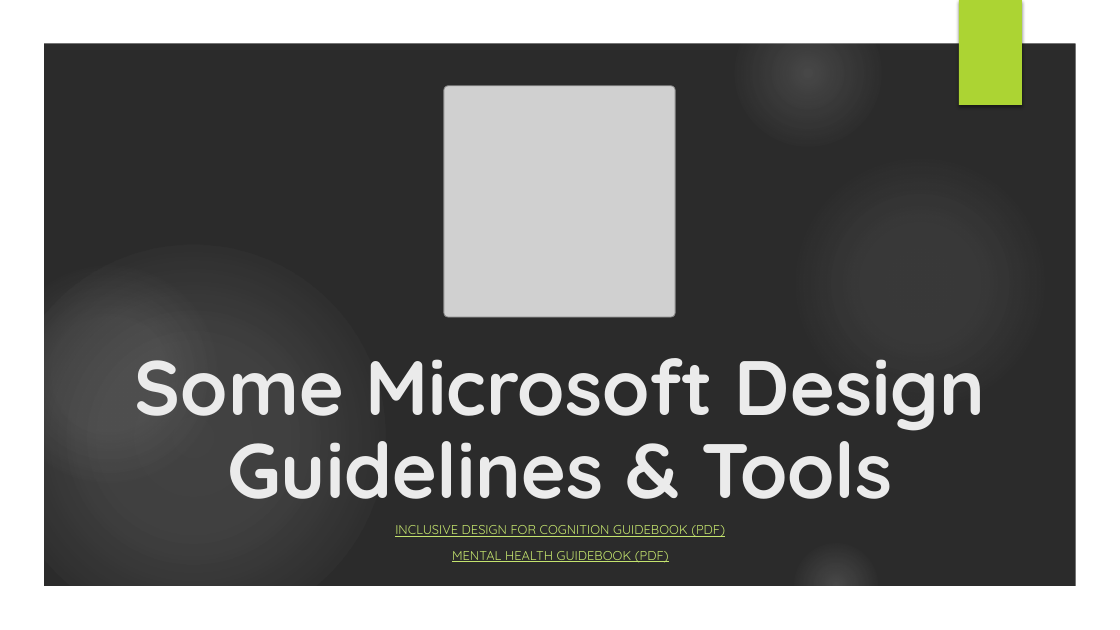
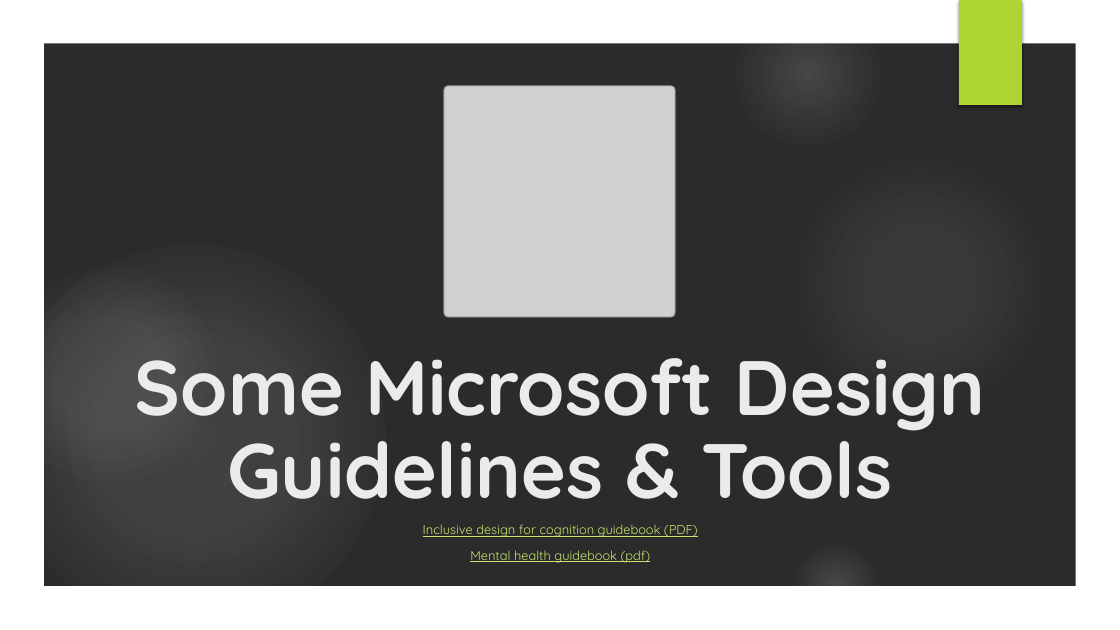
Before and after one commit to owenniblock/owenniblock, a slide deck: slide 34 of talks/id24 - ND Web Design.pptx. Drawn at 1120x630 pixels with LibreOffice and Linux fonts; fonts in the diff are those of the drawing; grey boxes stand for pictures; background and template pictures are left out; a plain dark background stands for a picture behind light text. Boxes give left, top, right and bottom in pixels: in the first picture for what was removed or moved away, otherwise in the second. Text is boxed around its words. In the diff, an @@ line names an element or a change of style, - is before the commit and + after.

```diff
--- a/talks/id24 - ND Web Design.pptx
+++ b/talks/id24 - ND Web Design.pptx
@@ subtitle at box(423, 524, 698, 563): text changed @@
-INCLUSIVE DESIGN FOR COGNITION GUIDEBOOK (PDF)
-MENTAL HEALTH GUIDEBOOK (PDF)
+Inclusive design for cognition guidebook (PDF)
+Mental health guidebook (pdf)
```
Also in this commit, not shown: 21 other slides changed.
